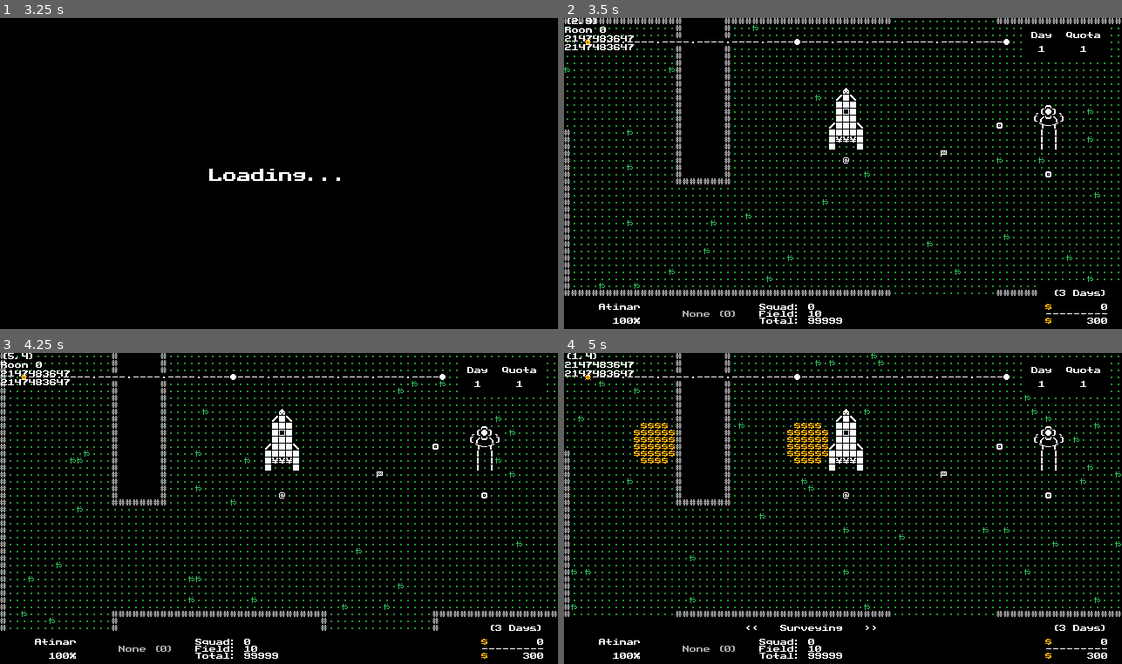
Above: before the commit, frames 1-4 (two rows, left to right).
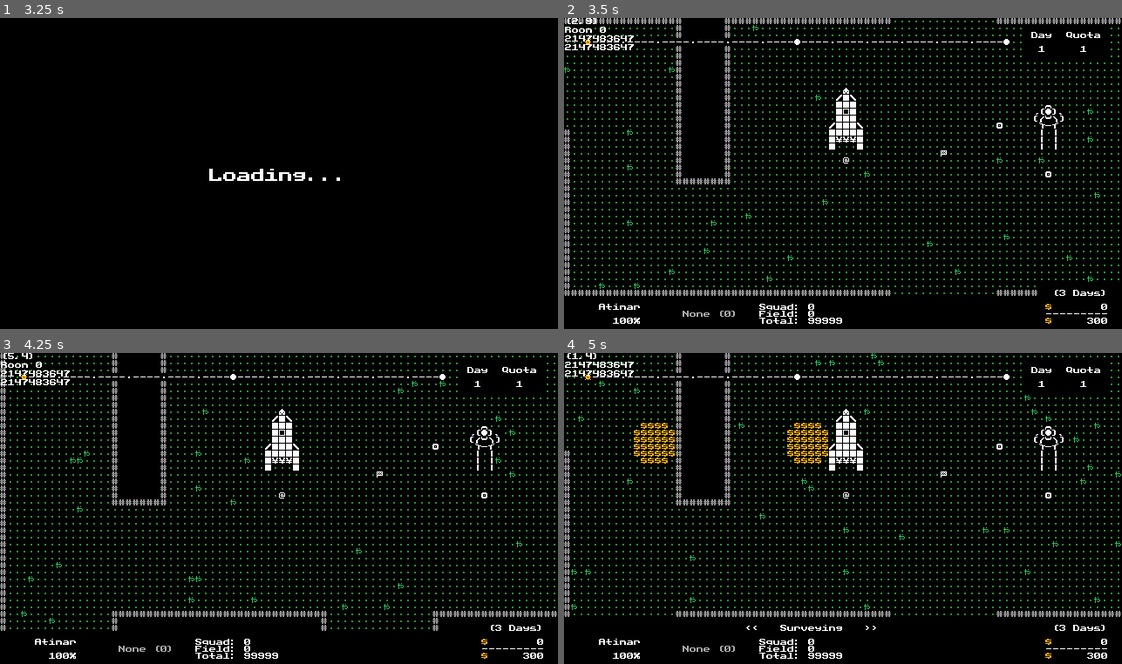
Above: after the commit, the same moments.

Repository: w00tyd00d/Roguemin
Game: Godot game, scene res://prefabs/main.tscn
Same seed, same stepped clock (60 frames per second), same inputs: the game is played once before the commit and once after it.
Inputs (mouse positions are in pixels of both pictures, inside the frame that each line leads up to):
- Up to frame 1 (3.25 s): tap Enter (c_confirm) at 0.5, 1.25, 2.85 s; move the mouse to (279, 157) at 0.52 s; hold E (c_cycle_right) 0.53-1.28 s; tap \ (d_renew) at 0.6, 1.55, 2.3, 3.05 s; click (279, 157) at 0.67 s; move the mouse to (167, 189) at 1.27 s; hold Down (c_down) 1.28-2.03 s; tap A (c_attack) at 1.35 s; move the mouse to (334, 105) at 2.02 s; hold E (c_cycle_right) 2.03-2.78 s; tap Z (c_camera) at 2.1 s; move the mouse to (251, 238) at 2.77 s; hold Up (c_up) from 2.78 s (still down); click (251, 238) at 2.92 s
- Up to frame 2 (3.5 s): keep holding Up (c_up)
- Up to frame 3 (4.25 s): move the mouse to (446, 558) at 3.52 s; release Up (c_up) at 3.53 s; hold Q (c_cycle_left) from 3.53 s (still down); tap D (c_dismiss) at 3.6 s; tap \ (d_renew) at 3.8 s
- Up to frame 4 (5 s): keep holding Q (c_cycle_left); move the mouse to (675, 461) at 4.27 s; tap X (c_survey) at 4.35 s; tap \ (d_renew) at 4.55 s

Frame 1 is identical in both runs. In frame 2, less than 0.1% of the frame differs, in the area x 43-47%, y 94-97%; in frame 3, less than 0.1%; in frame 4, less than 0.1%.
Error in both runs: Invalid call. Nonexistent function 'get_neighbor' in base 'Nil'. (res://scripts/states/player_walk.gd:44)

Commit message:
Fixed Unit AI breaking between levels

Diff:
--- a/scripts/entities/unit.gd
+++ b/scripts/entities/unit.gd
@@ -75,10 +75,16 @@
 
     energy_points = 0
     posture_points = 0
-
-    var world := GameState.world
-    GameState.player.remove_unit(self)
-    current_tile.remove_unit(self)
+    time = 0
+
+    var world := GameState.world
+    var player := GameState.player
+
+    if player:
+        player.remove_unit(self)
+
+    if current_tile:
+        current_tile.remove_unit(self)
 
     if not state == State.DEAD and world:
         var count := world.unit_count
@@ -87,6 +93,7 @@
     if held_object:
         drop_object()
 
+    target = null
     state = State.IDLE
     grid_position = Vector2()
 
--- a/scripts/main.gd
+++ b/scripts/main.gd
@@ -33,6 +33,8 @@
     var world := world_factory.generate_new_world()
     GameState.world = world
 
+    unit_container.reset_all()
+
     var player : Player
     if not GameState.player:
         player = Player.create()
@@ -47,7 +49,9 @@
 
 
 func new_game() -> void:
-    if GameState.world: GameState.world.queue_free()
+    if GameState.world:
+        GameState.world.queue_free()
+
 
     GameState.toggle_hud.emit(false)
     game_screen.hide()
--- a/scripts/states/player_controller.gd
+++ b/scripts/states/player_controller.gd
@@ -36,9 +36,14 @@
 
 
 func input_handler(dt: float) -> void:
+    # DEBUG
+
+    # \
     if Input.is_action_just_pressed(&"d_renew"):
         GameState.new_game.emit()
         return
+
+    ###
 
     for inp in Globals.ACTION_INPUTS:
         if Input.is_action_just_pressed(inp):
